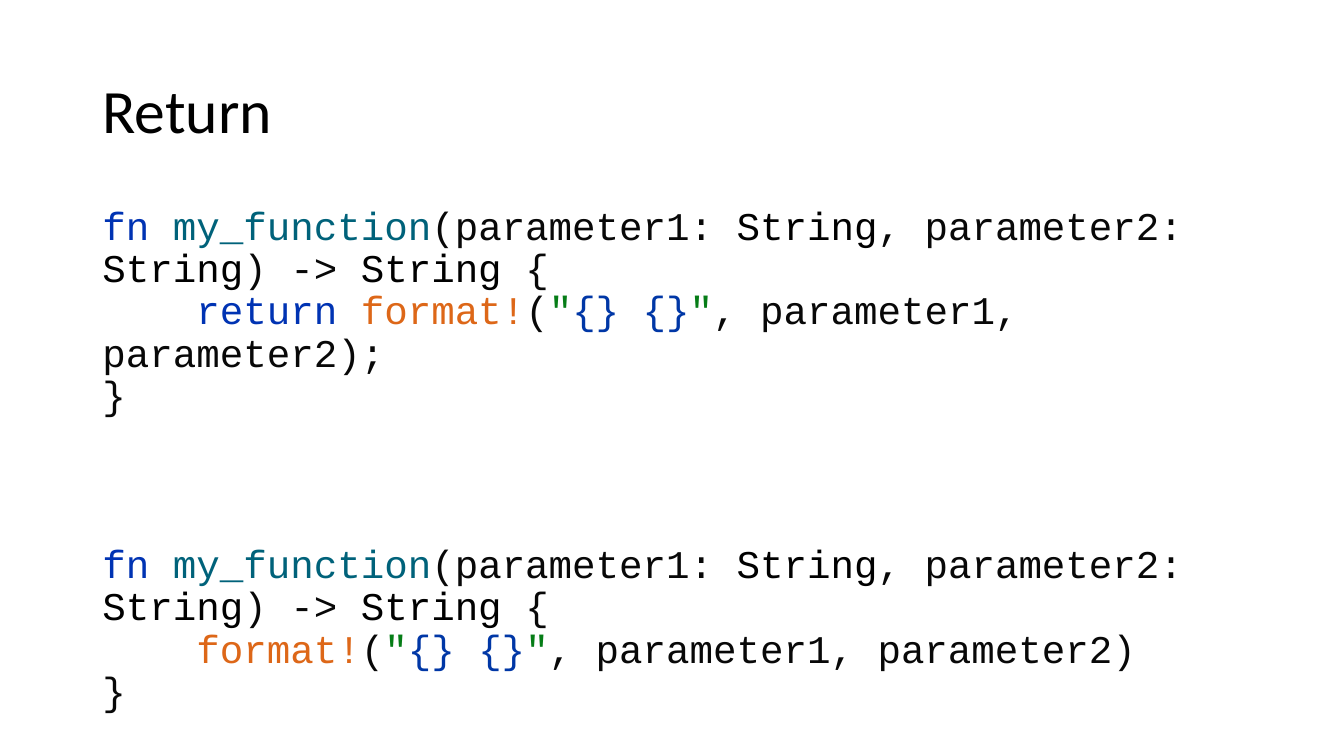
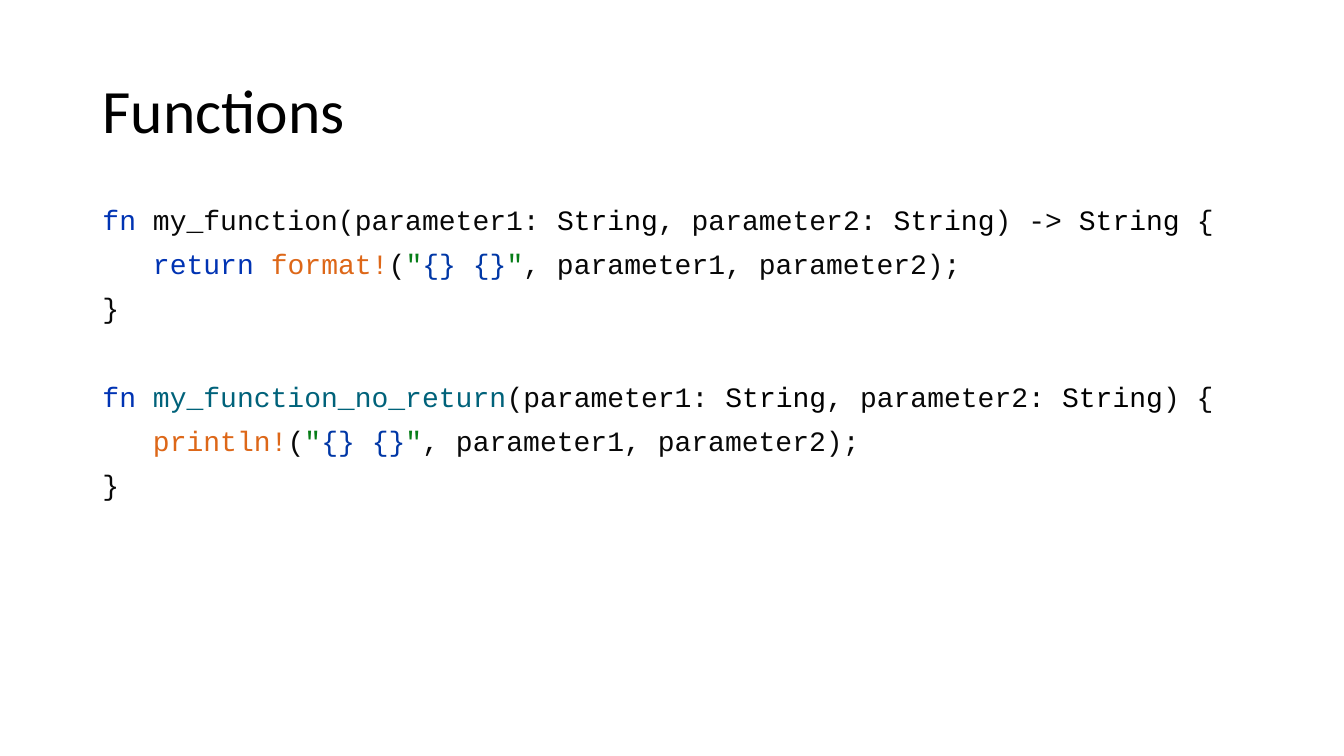
Before and after one commit to kugushev/course-rust-basics, a slide deck: slide 34 of pres/01-Intro.pptx (slide 38 before the commit). Drawn at 1344x756 pixels with LibreOffice and Linux fonts; fonts in the diff are those of the drawing. Boxes give left, top, right and bottom in pixels: in the first picture for what was removed or moved away, otherwise in the second. Text is boxed around its words. In the diff, an @@ line names an element or a change of style, - is before the commit and + after.

```diff
--- a/pres/01-Intro.pptx
+++ b/pres/01-Intro.pptx
@@ title at [102,90,344,134]: text changed @@
-Return
+Functions
@@ text at [102,210,1180,457]: text changed; size 28 to 20 pt @@
-fn my_function(parameter1: String, parameter2: String) -> String {
-return format!("{} {}", parameter1, parameter2);
-}
-fn my_function(parameter1: String, parameter2: String) -> String {
-format!("{} {}", parameter1, parameter2)
-}
+fn my_function(parameter1: String, parameter2: String) -> String {
+return format!("{} {}", parameter1, parameter2);
+}
+fn my_function_no_return(parameter1: String, parameter2: String) {
+println!("{} {}", parameter1, parameter2);
+}
```
Also in this commit, not shown: 44 other slides changed, 2 slides added, 4 slides removed, 34 other files.
